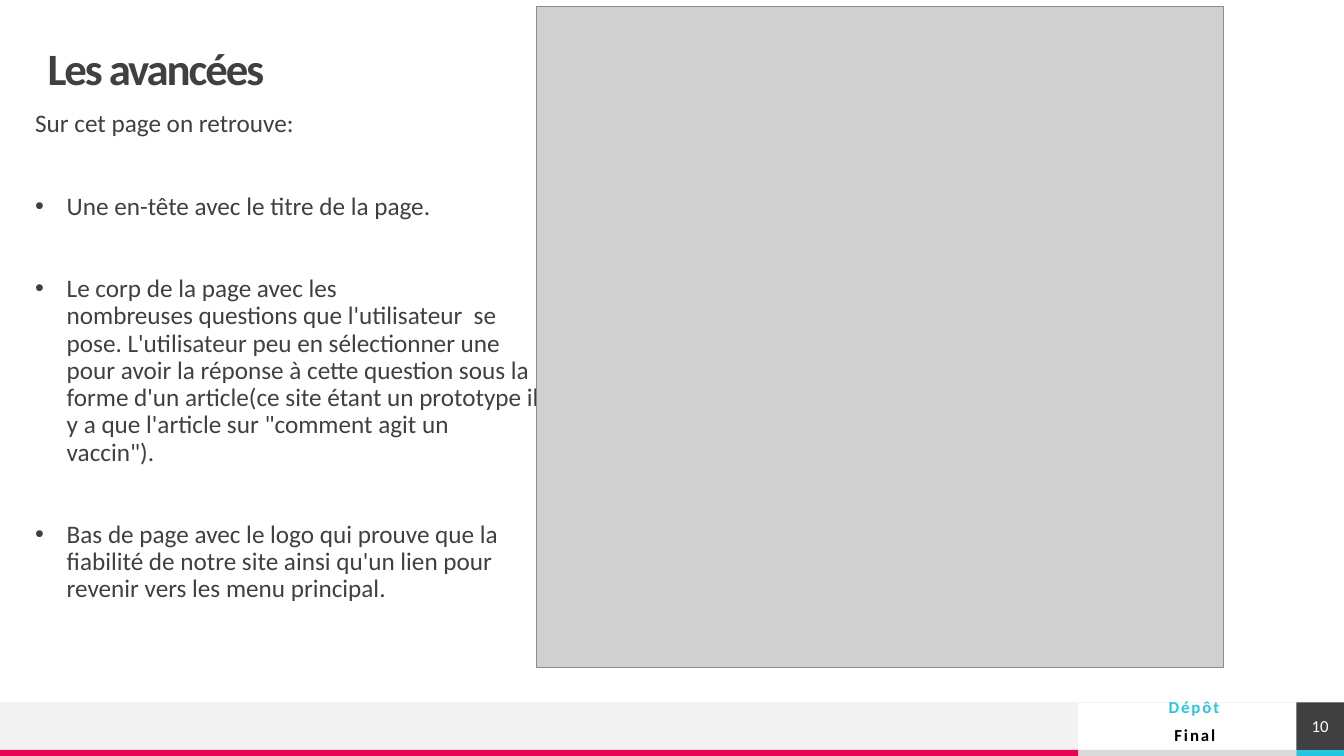
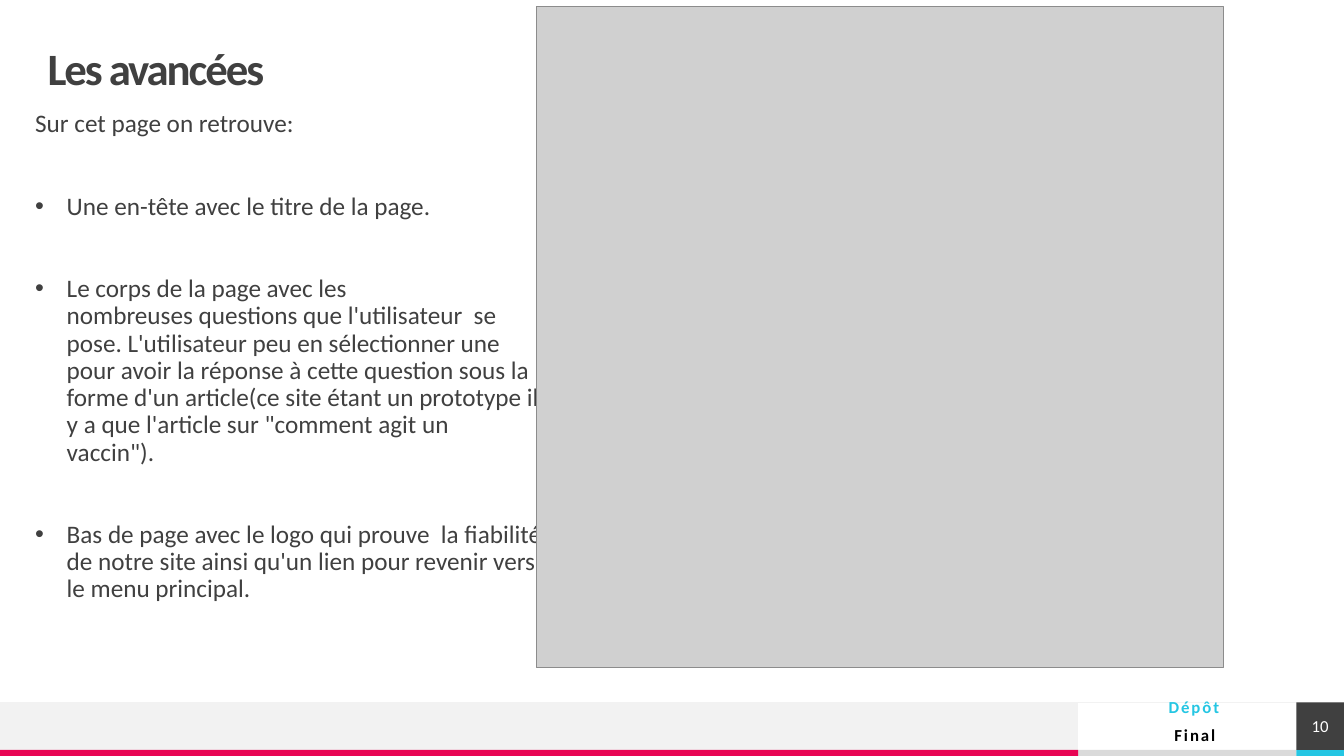
Before and after one commit to clementfert/covid, a slide deck: slide 10 of presentation_final/Présentation_finale.pptx. Drawn at 1344x756 pixels with LibreOffice and Linux fonts; fonts in the diff are those of the drawing; grey boxes stand for pictures. Boxes give left, top, right and bottom in pixels: in the first picture for what was removed or moved away, otherwise in the second. Text is boxed around its words. In the diff, an @@ line names an element or a change of style, - is before the commit and + after.

```diff
--- a/presentation_final/Présentation_finale.pptx
+++ b/presentation_final/Présentation_finale.pptx
@@ text at (67,279,541,601): text changed @@
-• Le corp de la page avec les nombreuses questions que l'utilisateur se pose. L'utilisateur peu en sélectionner une pour avoir la réponse à cette question sous la forme d'un article(ce site étant un prototype il y a que l'article sur "comment agit un vaccin").
-• Bas de page avec le logo qui prouve que la fiabilité de notre site ainsi qu'un lien pour revenir vers les menu principal.
+• Le corps de la page avec les nombreuses questions que l'utilisateur se pose. L'utilisateur peu en sélectionner une pour avoir la réponse à cette question sous la forme d'un article(ce site étant un prototype il y a que l'article sur "comment agit un vaccin").
+• Bas de page avec le logo qui prouve la fiabilité de notre site ainsi qu'un lien pour revenir vers le menu principal.
```
Also in this commit, not shown: 7 other slides changed, 3 other files.
